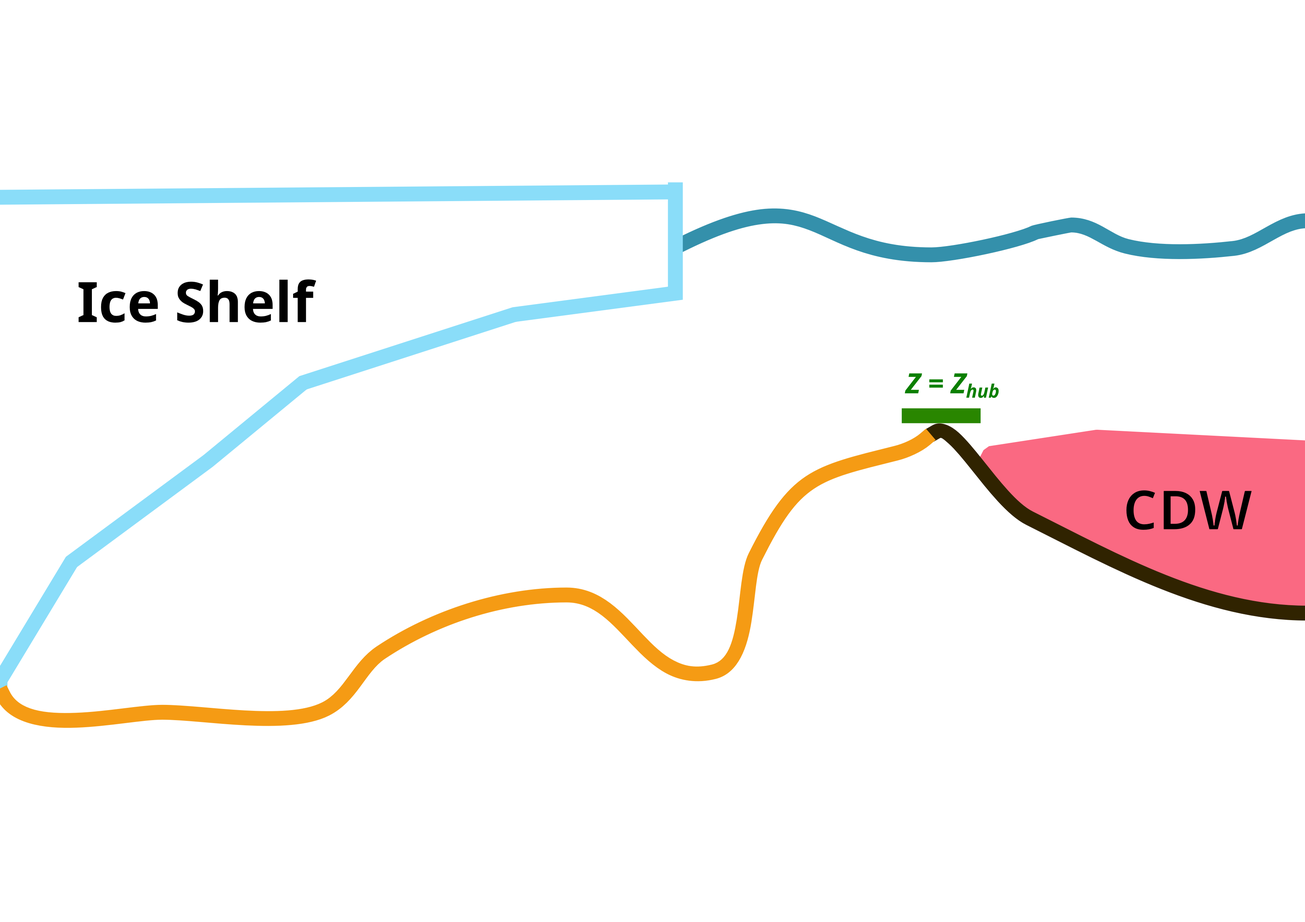
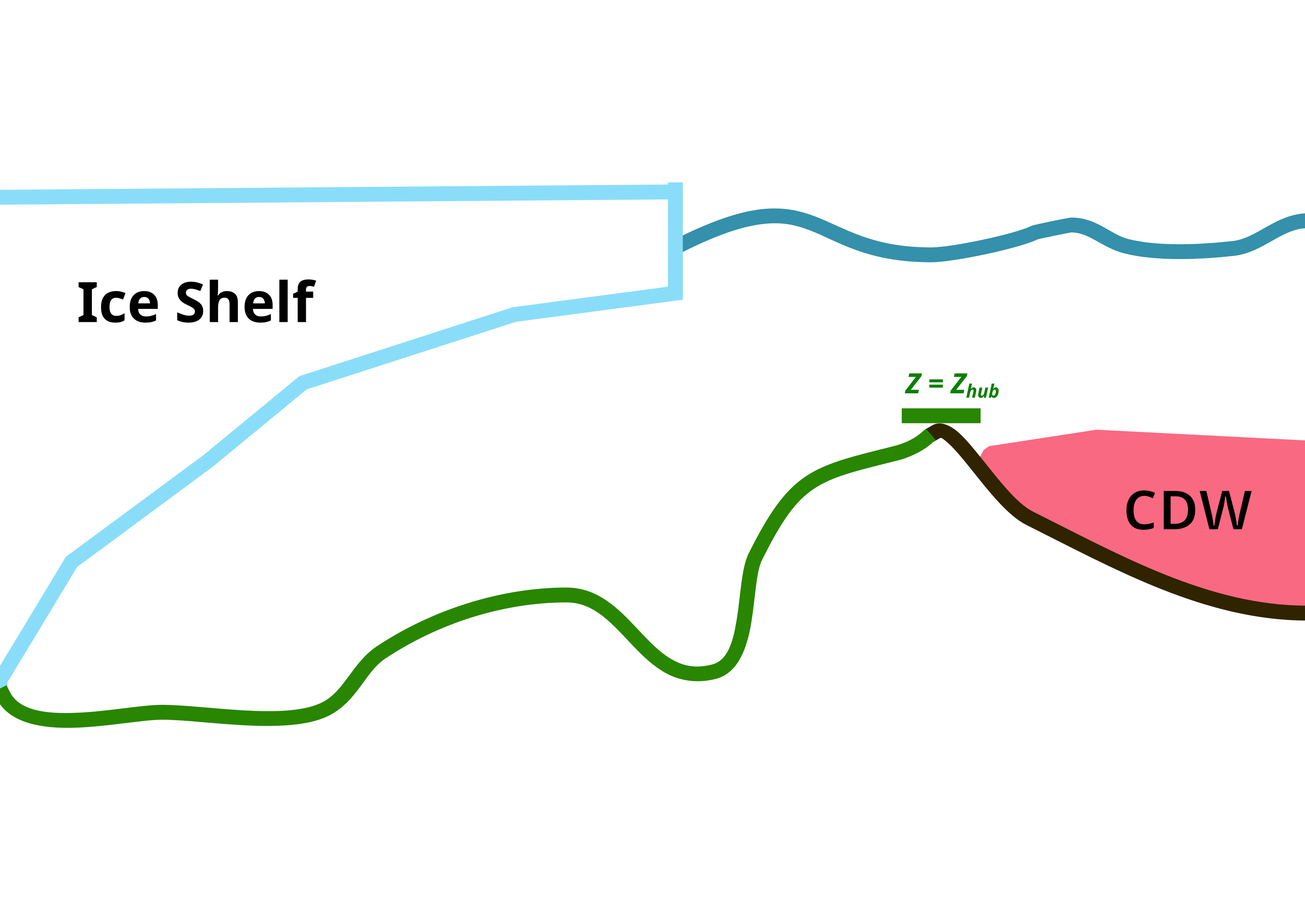
Layer changes from the first 1305x922 image to the second:
pixels changed over [left=0, top=251, right=1257, bottom=729] (layer not identified)
